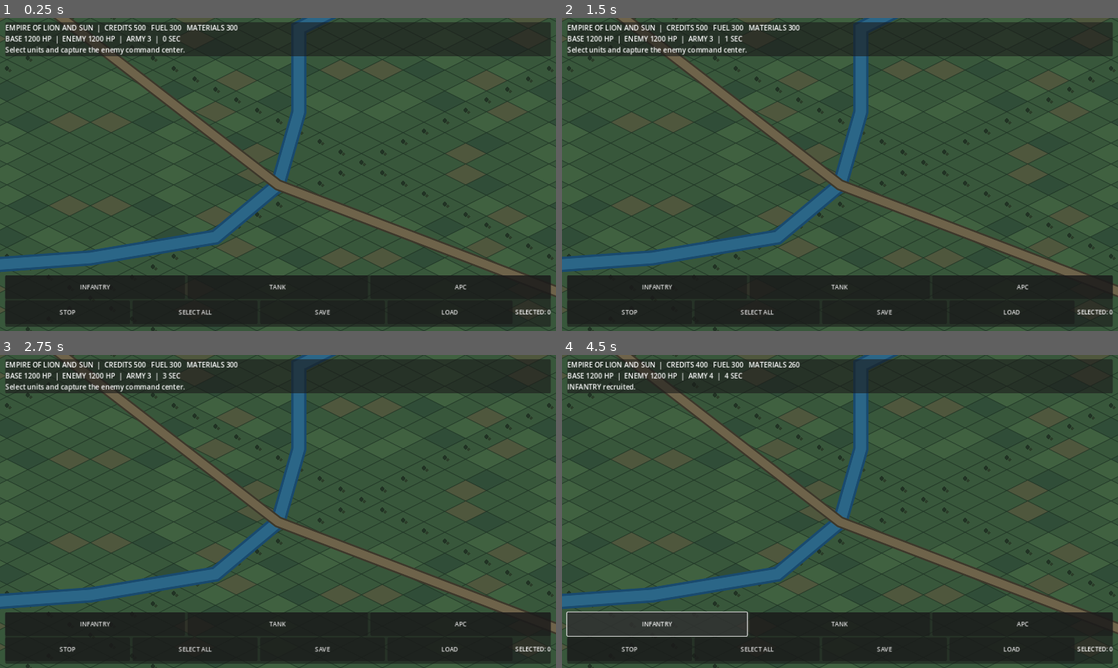
Above: before the commit, frames 1-4 (two rows, left to right).
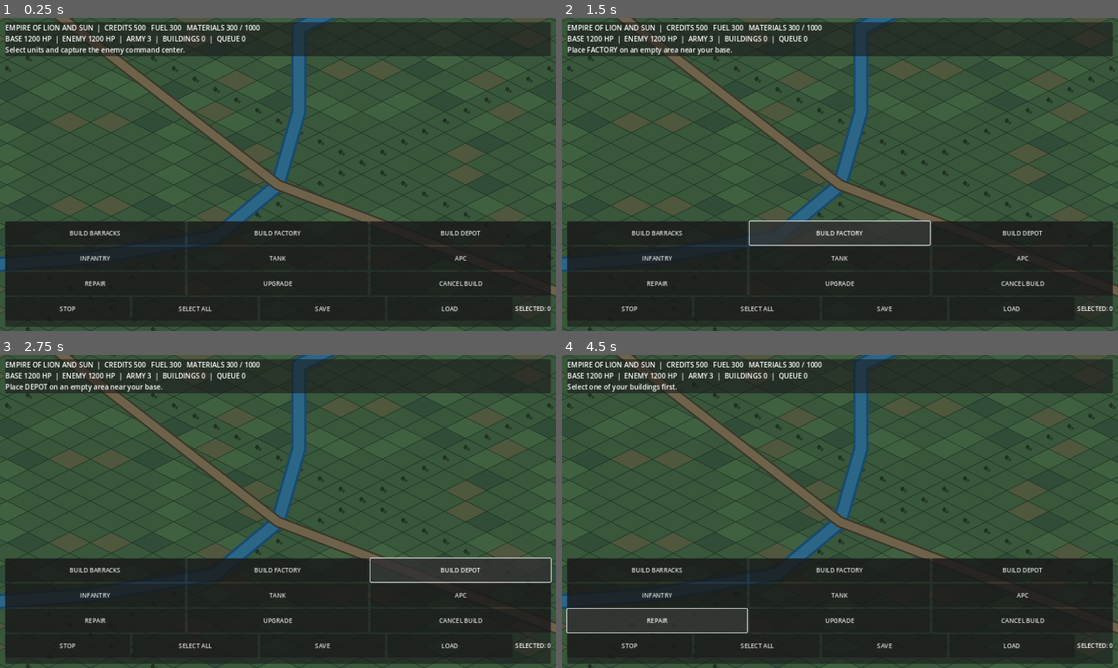
Above: after the commit, the same moments.

Repository: itsalirezajr-design/Empire-of-Lion-and-Sun
Game: Godot game, scene res://scenes/Main.tscn
The game is run twice, just before and just after one commit, with the same random seed, the same clock (stepped at 60 frames per second) and the same inputs.
Inputs (mouse positions are in pixels of both pictures, inside the frame that each line leads up to):
- Up to frame 1 (0.25 s): no input
- Up to frame 2 (1.5 s): click (656, 233) at 0.5 s, where only the run after the commit has a clickable "BUILD BARRACKS"; click (840, 233) at 1.25 s, where only the run after the commit has a clickable "BUILD FACTORY"
- Up to frame 3 (2.75 s): click (461, 570) at 2 s, where only the run after the commit has a clickable "BUILD DEPOT"
- Up to frame 4 (4.5 s): click "SAVE" at 2.75 s; click "LOAD" at 3.5 s; click (656, 621) at 4.25 s, where only the run after the commit has a clickable "REPAIR"

The runs differ from the first frame. In frame 1, 18% of the frame differs, in the area x 0-100%, y 2-95%; in frame 2, 18%; in frame 3, 18%; in frame 4, 18%.

Commit message:
Add base construction, production queues, economy capacity and upgrades

Diff:
--- a/scripts/main.gd
+++ b/scripts/main.gd
@@ -13,6 +13,10 @@
 var player_units: Array[Dictionary] = []
 var enemy_units: Array[Dictionary] = []
 var selected_units: Array[Dictionary] = []
+var buildings: Array[Dictionary] = []
+var selected_building: Dictionary = {}
+var build_mode := ""
+const BASE_RESOURCE_CAP := 1000
 var player_base_hp := 1200.0
 var enemy_base_hp := 1200.0
 var credits := 500
@@ -63,9 +67,10 @@
 	income_clock += delta
 	enemy_spawn_clock += delta
 	if income_clock >= 3.0:
-		credits += 45
-		fuel += 12
-		materials += 18
+		var capacity := _resource_capacity()
+		credits = mini(capacity, credits + 45)
+		fuel = mini(capacity, fuel + 12)
+		materials = mini(capacity, materials + 18)
 		income_clock = 0.0
 	if enemy_spawn_clock >= 14.0:
 		if enemy_units.size() < 30:
@@ -73,6 +78,7 @@
 		enemy_spawn_clock = 0.0
 	_update_team(player_units, enemy_units, delta, true)
 	_update_team(enemy_units, player_units, delta, false)
+	_update_buildings(delta)
 	if player_base_hp <= 0.0:
 		match_over = true
 		match_message = "DEFEAT — Your command center was destroyed"
@@ -239,6 +245,18 @@
 
 func _handle_tap(screen_pos: Vector2) -> void:
 	var world_pos := _screen_to_world(screen_pos)
+	if not build_mode.is_empty():
+		_place_building(world_pos)
+		return
+	var clicked_building := _building_at(world_pos)
+	if not clicked_building.is_empty():
+		selected_building = clicked_building
+		selected_units.clear()
+		hud_message = clicked_building["kind"].to_upper() + " selected (level %d)." % int(clicked_building["level"])
+		_update_hud()
+		queue_redraw()
+		return
+	selected_building = {}
 	var clicked_unit := _unit_at(world_pos)
 	if not clicked_unit.is_empty():
 		if clicked_unit["team"] == "player":
@@ -445,19 +463,31 @@
 	bottom_panel.anchor_right = 1.0
 	bottom_panel.anchor_bottom = 1.0
 	bottom_panel.offset_left = 12.0
-	bottom_panel.offset_top = -128.0
+	bottom_panel.offset_top = -252.0
 	bottom_panel.offset_right = -12.0
 	bottom_panel.offset_bottom = -10.0
 	hud.add_child(bottom_panel)
 	var command_rows := VBoxContainer.new()
 	command_rows.add_theme_constant_override("separation", 4)
 	bottom_panel.add_child(command_rows)
+	var build_row := HBoxContainer.new()
+	build_row.add_theme_constant_override("separation", 6)
+	command_rows.add_child(build_row)
+	_add_hud_button(build_row, "BUILD BARRACKS", _begin_build_barracks)
+	_add_hud_button(build_row, "BUILD FACTORY", _begin_build_factory)
+	_add_hud_button(build_row, "BUILD DEPOT", _begin_build_depot)
 	var recruit_row := HBoxContainer.new()
 	recruit_row.add_theme_constant_override("separation", 6)
 	command_rows.add_child(recruit_row)
 	_add_hud_button(recruit_row, "INFANTRY", _recruit_infantry)
 	_add_hud_button(recruit_row, "TANK", _recruit_tank)
 	_add_hud_button(recruit_row, "APC", _recruit_apc)
+	var building_row := HBoxContainer.new()
+	building_row.add_theme_constant_override("separation", 6)
+	command_rows.add_child(building_row)
+	_add_hud_button(building_row, "REPAIR", _repair_selected_building)
+	_add_hud_button(building_row, "UPGRADE", _upgrade_selected_building)
+	_add_hud_button(building_row, "CANCEL BUILD", _cancel_build_mode)
 	var utility_row := HBoxContainer.new()
 	utility_row.add_theme_constant_override("separation", 6)
 	command_rows.add_child(utility_row)
@@ -483,10 +513,117 @@
 
 
 func _recruit_unit(kind: String) -> void:
+	_enqueue_unit(kind)
+
+
+func _resource_capacity() -> int:
+	var depot_count := 0
+	for building in buildings:
+		if building["team"] == "player" and building["kind"] == "depot" and float(building["construction_remaining"]) <= 0.0:
+			depot_count += 1
+	return BASE_RESOURCE_CAP + depot_count * 500
+
+
+func _building_cost(kind: String) -> Dictionary:
+	match kind:
+		"barracks": return {"credits": 250, "materials": 120, "time": 6.0}
+		"factory": return {"credits": 400, "materials": 220, "time": 9.0}
+		"depot": return {"credits": 180, "materials": 150, "time": 5.0}
+	return {}
+
+
+func _begin_build(kind: String) -> void:
 	if match_over:
 		return
-	if player_units.size() >= 30:
-		hud_message = "Army limit reached (30 units)."
+	build_mode = kind
+	selected_building = {}
+	selected_units.clear()
+	hud_message = "Place " + kind.to_upper() + " on an empty area near your base."
+	_update_hud()
+
+
+func _begin_build_barracks() -> void:
+	_begin_build("barracks")
+
+
+func _begin_build_factory() -> void:
+	_begin_build("factory")
+
+
+func _begin_build_depot() -> void:
+	_begin_build("depot")
+
+
+func _cancel_build_mode() -> void:
+	build_mode = ""
+	hud_message = "Build placement cancelled."
+	_update_hud()
+
+
+func _place_building(world_pos: Vector2) -> void:
+	var kind := build_mode
+	var cost := _building_cost(kind)
+	if cost.is_empty():
+		build_mode = ""
+		return
+	var cell := _world_to_grid(world_pos)
+	var placement := _grid_to_world(cell)
+	if placement.distance_to(PLAYER_BASE) > 1150.0:
+		hud_message = "Build within 1150 units of your command center."
+		_update_hud()
+		return
+	if placement.distance_to(PLAYER_BASE) < 190.0:
+		hud_message = "Too close to the command center."
+		_update_hud()
+		return
+	for building in buildings:
+		if placement.distance_to(building["pos"]) < 155.0:
+			hud_message = "Building area is occupied."
+			_update_hud()
+			return
+	if credits < int(cost["credits"]) or materials < int(cost["materials"]):
+		hud_message = "Not enough credits or materials for construction."
+		_update_hud()
+		return
+	credits -= int(cost["credits"])
+	materials -= int(cost["materials"])
+	var building := {
+		"kind": kind, "team": "player", "pos": placement,
+		"hp": 500.0, "max_hp": 500.0, "level": 1,
+		"construction_remaining": float(cost["time"]),
+		"queue": [], "production_remaining": 0.0
+	}
+	if kind == "factory":
+		building["hp"] = 750.0
+		building["max_hp"] = 750.0
+	elif kind == "depot":
+		building["hp"] = 400.0
+		building["max_hp"] = 400.0
+	buildings.append(building)
+	build_mode = ""
+	hud_message = kind.to_upper() + " construction started."
+	_update_hud()
+	queue_redraw()
+
+
+func _building_at(world_pos: Vector2) -> Dictionary:
+	for building in buildings:
+		if world_pos.distance_to(building["pos"]) <= 68.0:
+			return building
+	return {}
+
+
+func _enqueue_unit(kind: String) -> void:
+	if match_over:
+		return
+	var required_building := "barracks" if kind == "infantry" else "factory"
+	var producer: Dictionary = {}
+	for building in buildings:
+		if building["team"] == "player" and building["kind"] == required_building and float(building["construction_remaining"]) <= 0.0 and building["queue"].size() < 5:
+			producer = building
+			break
+	if producer.is_empty():
+		hud_message = "Complete a " + required_building.to_upper() + " first (queue limit: 5)."
 		_update_hud()
 		return
 	var cost_credits := 100
@@ -502,22 +639,139 @@
 			cost_fuel = 35
 			cost_materials = 70
 	if credits < cost_credits or fuel < cost_fuel or materials < cost_materials:
-		hud_message = "Not enough resources to recruit " + kind.to_upper() + "."
+		hud_message = "Not enough resources to queue " + kind.to_upper() + "."
 		_update_hud()
 		return
 	credits -= cost_credits
 	fuel -= cost_fuel
 	materials -= cost_materials
-	var spawn_offset := Vector2(randf_range(110.0, 190.0), randf_range(-150.0, 150.0))
-	_spawn_unit(kind, "player", _clamp_to_map(PLAYER_BASE + spawn_offset))
-	hud_message = kind.to_upper() + " recruited."
-	_update_hud()
+	producer["queue"].append(kind)
+	if float(producer["production_remaining"]) <= 0.0:
+		producer["production_remaining"] = _production_time(kind, int(producer["level"]))
+	hud_message = kind.to_upper() + " added to production queue."
+	_update_hud()
+
+
+func _production_time(kind: String, level: int) -> float:
+	var base_time := 8.0 if kind == "infantry" else 16.0 if kind == "tank" else 12.0
+	return maxf(3.0, base_time / (1.0 + float(level - 1) * 0.2))
+
+
+func _update_buildings(delta: float) -> void:
+	for building in buildings:
+		if float(building["construction_remaining"]) > 0.0:
+			building["construction_remaining"] = maxf(0.0, float(building["construction_remaining"]) - delta)
+			continue
+		var queue: Array = building["queue"]
+		if queue.is_empty():
+			continue
+		if player_units.size() >= 30:
+			building["production_remaining"] = 0.0
+			continue
+		building["production_remaining"] = float(building["production_remaining"]) - delta
+		if float(building["production_remaining"]) <= 0.0:
+			var kind := str(queue.pop_front())
+			var spawn := _clamp_to_map(building["pos"] + Vector2(90.0, 55.0))
+			_spawn_unit(kind, "player", spawn)
+			if not queue.is_empty():
+				building["production_remaining"] = _production_time(str(queue[0]), int(building["level"]))
+			hud_message = kind.to_upper() + " production completed."
+
+
+func _repair_selected_building() -> void:
+	if selected_building.is_empty():
+		hud_message = "Select one of your buildings first."
+		_update_hud()
+		return
+	var missing := float(selected_building["max_hp"]) - float(selected_building["hp"])
+	var repair := minf(100.0, missing)
+	var cost := ceili(repair / 10.0) * 10
+	if repair <= 0.0:
+		hud_message = "Building is already at full health."
+	elif materials < cost:
+		hud_message = "Not enough materials to repair."
+	else:
+		materials -= cost
+		selected_building["hp"] = minf(float(selected_building["max_hp"]), float(selected_building["hp"]) + repair)
+		hud_message = "Building repaired by %.0f HP." % repair
+	_update_hud()
+	queue_redraw()
+
+
+func _upgrade_selected_building() -> void:
+	if selected_building.is_empty():
+		hud_message = "Select one of your buildings first."
+		_update_hud()
+		return
+	if float(selected_building["construction_remaining"]) > 0.0:
+		hud_message = "Finish construction before upgrading."
+		_update_hud()
+		return
+	var level := int(selected_building["level"])
+	var credit_cost := 200 * level
+	var material_cost := 120 * level
+	if credits < credit_cost or materials < material_cost:
+		hud_message = "Not enough resources for upgrade."
+	else:
+		credits -= credit_cost
+		materials -= material_cost
+		selected_building["level"] = level + 1
+		selected_building["max_hp"] = float(selected_building["max_hp"]) * 1.25
+		selected_building["hp"] = minf(float(selected_building["max_hp"]), float(selected_building["hp"]) + 100.0)
+		hud_message = "Building upgraded to level %d." % int(selected_building["level"])
+	_update_hud()
+	queue_redraw()
+
+
+func _serialize_buildings() -> Array[Dictionary]:
+	var records: Array[Dictionary] = []
+	for building in buildings:
+		records.append({
+			"kind": building["kind"], "team": building["team"],
+			"pos": [building["pos"].x, building["pos"].y],
+			"hp": building["hp"], "max_hp": building["max_hp"],
+			"level": building["level"],
+			"construction_remaining": building["construction_remaining"],
+			"queue": building["queue"], "production_remaining": building["production_remaining"]
+		})
+	return records
+
+
+func _restore_buildings(records: Array) -> void:
+	buildings.clear()
+	selected_building = {}
+	for item in records:
+		if not (item is Dictionary):
+			continue
+		var record: Dictionary = item
+		var pos_data: Array = record.get("pos", [])
+		if pos_data.size() < 2:
+			continue
+		var kind := str(record.get("kind", "barracks"))
+		if not (kind in ["barracks", "factory", "depot"]):
+			continue
+		var queue_data: Array = record.get("queue", [])
+		var clean_queue: Array = []
+		for queued_kind in queue_data:
+			if queued_kind in ["infantry", "tank", "apc"] and clean_queue.size() < 5:
+				clean_queue.append(queued_kind)
+		buildings.append({
+			"kind": kind, "team": "player",
+			"pos": _clamp_to_map(Vector2(float(pos_data[0]), float(pos_data[1]))),
+			"hp": maxf(0.0, float(record.get("hp", 100.0))),
+			"max_hp": maxf(1.0, float(record.get("max_hp", 500.0))),
+			"level": clampi(int(record.get("level", 1)), 1, 10),
+			"construction_remaining": maxf(0.0, float(record.get("construction_remaining", 0.0))),
+			"queue": clean_queue,
+			"production_remaining": maxf(0.0, float(record.get("production_remaining", 0.0)))
+		})
+
 
 
 
 func _save_game() -> void:
 	var save_data := {
-		"version": 1,
+		"version": 2,
 		"credits": credits,
 		"fuel": fuel,
 		"materials": materials,
@@ -525,7 +779,8 @@
 		"player_base_hp": player_base_hp,
 		"enemy_base_hp": enemy_base_hp,
 		"player_units": _serialize_units(player_units),
-		"enemy_units": _serialize_units(enemy_units)
+		"enemy_units": _serialize_units(enemy_units),
+		"buildings": _serialize_buildings()
 	}
 	var file := FileAccess.open("user://empire_save.json", FileAccess.WRITE)
 	if file == null:
@@ -567,7 +822,7 @@
 		return
 	var parsed: Variant = JSON.parse_string(file.get_as_text())
 	file.close()
-	if not (parsed is Dictionary) or int(parsed.get("version", 0)) != 1:
+	if not (parsed is Dictionary) or not (int(parsed.get("version", 0)) in [1, 2]):
 		hud_message = "Load failed: save format is invalid."
 		_update_hud()
 		return
@@ -584,6 +839,7 @@
 	var enemy_records: Array = parsed.get("enemy_units", [])
 	_restore_units(player_records, "player")
 	_restore_units(enemy_records, "enemy")
+	_restore_buildings(parsed.get("buildings", []))
 	match_over = player_base_hp <= 0.0 or enemy_base_hp <= 0.0
 	match_message = "VICTORY — Enemy command center destroyed" if enemy_base_hp <= 0.0 else "DEFEAT — Your command center was destroyed" if player_base_hp <= 0.0 else ""
 	hud_message = "Game loaded from this device."
@@ -644,7 +900,11 @@
 
 
 func _update_hud() -> void:
-	stats_label.text = "EMPIRE OF LION AND SUN  |  CREDITS %d   FUEL %d   MATERIALS %d\nBASE %.0f HP  |  ENEMY %.0f HP  |  ARMY %d  |  %.0f SEC\n%s" % [credits, fuel, materials, player_base_hp, enemy_base_hp, player_units.size(), elapsed, hud_message]
+	var building_count := buildings.size()
+	var queue_count := 0
+	for building in buildings:
+		queue_count += building["queue"].size()
+	stats_label.text = "EMPIRE OF LION AND SUN  |  CREDITS %d   FUEL %d   MATERIALS %d / %d\nBASE %.0f HP  |  ENEMY %.0f HP  |  ARMY %d  |  BUILDINGS %d  |  QUEUE %d\n%s" % [credits, fuel, materials, _resource_capacity(), player_base_hp, enemy_base_hp, player_units.size(), building_count, queue_count, hud_message]
 	if selection_label != null:
 		selection_label.text = "SELECTED: %d" % selected_units.size()
 	if match_over:
@@ -659,6 +919,8 @@
 	# Static terrain is rendered by TerrainLayer; this node redraws only active gameplay objects.
 	_draw_base(PLAYER_BASE, Color(0.2, 0.55, 0.95), player_base_hp)
 	_draw_base(ENEMY_BASE, Color(0.9, 0.25, 0.2), enemy_base_hp)
+	for building in buildings:
+		_draw_building(building)
 	var render_units: Array[Dictionary] = []
 	render_units.append_array(player_units)
 	render_units.append_array(enemy_units)
@@ -704,6 +966,23 @@
 	]), tint.lightened(0.22))
 	draw_rect(Rect2(pos + Vector2(-65, -126), Vector2(130, 7)), Color(0.08, 0.08, 0.08), true)
 	draw_rect(Rect2(pos + Vector2(-65, -126), Vector2(130.0 * clampf(hp / 1200.0, 0.0, 1.0), 7)), Color(0.2, 0.9, 0.35), true)
+
+
+func _draw_building(building: Dictionary) -> void:
+	var pos: Vector2 = building["pos"]
+	var kind := str(building["kind"])
+	var tint := Color(0.45, 0.62, 0.35) if kind == "barracks" else Color(0.42, 0.48, 0.58) if kind == "factory" else Color(0.68, 0.57, 0.30)
+	var half := Vector2(58.0, 34.0)
+	draw_colored_polygon(PackedVector2Array([pos + Vector2(0, -half.y), pos + Vector2(half.x, 0), pos + Vector2(0, half.y), pos + Vector2(-half.x, 0)]), Color(0.07, 0.08, 0.07, 0.8))
+	draw_colored_polygon(PackedVector2Array([pos + Vector2(0, -half.y - 14), pos + Vector2(half.x, -14), pos + Vector2(0, half.y - 14), pos + Vector2(-half.x, -14)]), tint.darkened(0.25))
+	draw_rect(Rect2(pos + Vector2(-42, -70), Vector2(84, 6)), Color(0.05, 0.06, 0.05), true)
+	draw_rect(Rect2(pos + Vector2(-42, -70), Vector2(84.0 * clampf(float(building["hp"]) / float(building["max_hp"]), 0.0, 1.0), 6)), Color(0.2, 0.9, 0.35), true)
+	if selected_building == building:
+		draw_arc(pos, 76.0, 0.0, TAU, 48, Color(1.0, 0.85, 0.2), 3.0)
+	if float(building["construction_remaining"]) > 0.0:
+		draw_string(ThemeDB.fallback_font, pos + Vector2(-35, -82), "BUILD %.0f" % float(building["construction_remaining"]), HORIZONTAL_ALIGNMENT_LEFT, -1, 13, Color.WHITE)
+	elif not building["queue"].is_empty():
+		draw_string(ThemeDB.fallback_font, pos + Vector2(-35, -82), "QUEUE %d" % building["queue"].size(), HORIZONTAL_ALIGNMENT_LEFT, -1, 13, Color.WHITE)
 
 
 func _draw_unit(unit: Dictionary) -> void:
